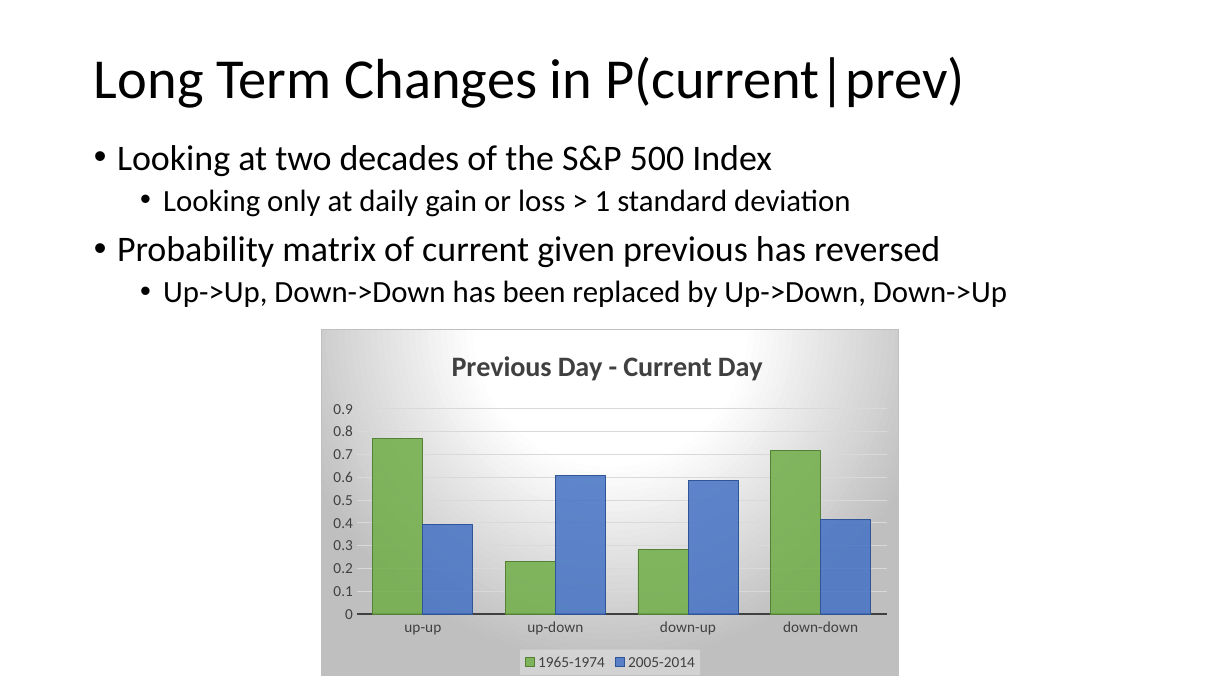
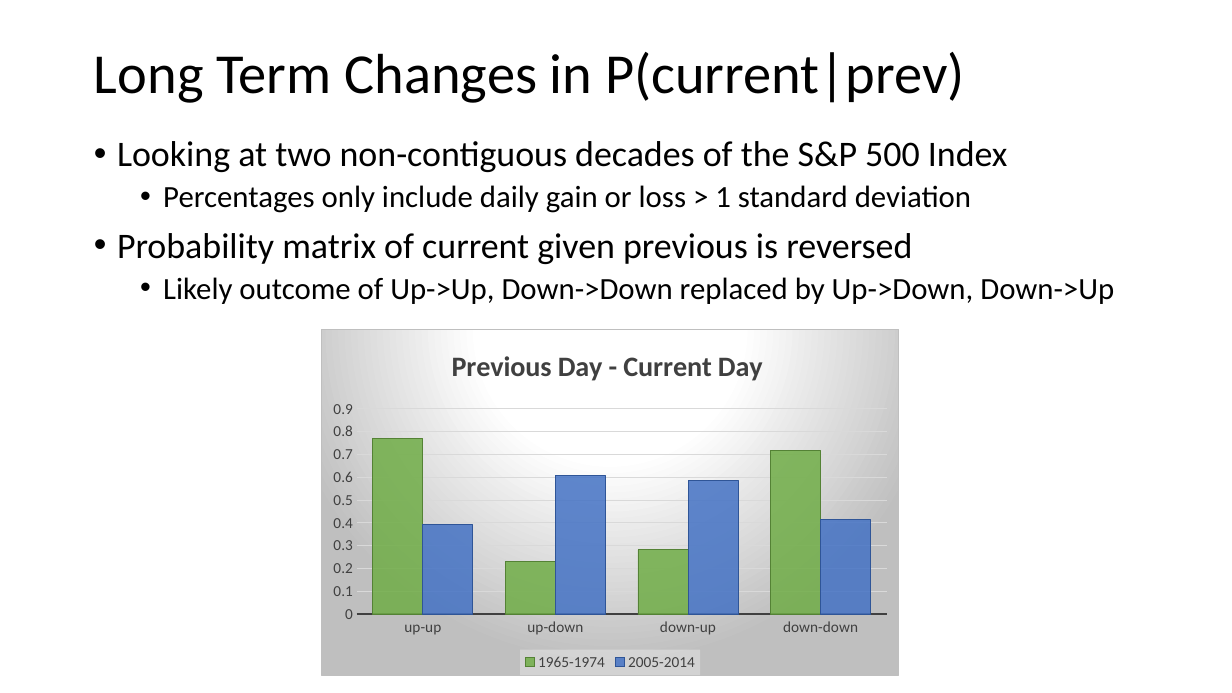
Before and after one commit to smccaula/LSSP_Hackathon, a slide deck: slide 5 of slides/hackathon.pptx (slide 4 before the commit). Drawn at 1232x693 pixels with LibreOffice and Linux fonts; fonts in the diff are those of the drawing. Boxes give left, top, right and bottom in pixels: in the first picture for what was removed or moved away, otherwise in the second. Text is boxed around its words. In the diff, an @@ line names an element or a change of style, - is before the commit and + after.

```diff
--- a/slides/hackathon.pptx
+++ b/slides/hackathon.pptx
@@ title "Long Term Changes in P(current|prev)": place and size @@
-title "Long Term Changes in P(current|prev)" at bbox=[94, 57, 964, 108]
+title "Long Term Changes in P(current|prev)" at bbox=[94, 52, 964, 103]
@@ text at bbox=[117, 141, 1114, 304]: text changed @@
-• Looking at two decades of the S&P 500 Index
-  • Looking only at daily gain or loss > 1 standard deviation
-• Probability matrix of current given previous has reversed
-  • Up->Up, Down->Down has been replaced by Up->Down, Down->Up
+• Looking at two non-contiguous decades of the S&P 500 Index
+  • Percentages only include daily gain or loss > 1 standard deviation
+• Probability matrix of current given previous is reversed
+  • Likely outcome of Up->Up, Down->Down replaced by Up->Down, Down->Up
```
Also in this commit, not shown: 2 other slides changed, 2 slides added, 1 other file.
